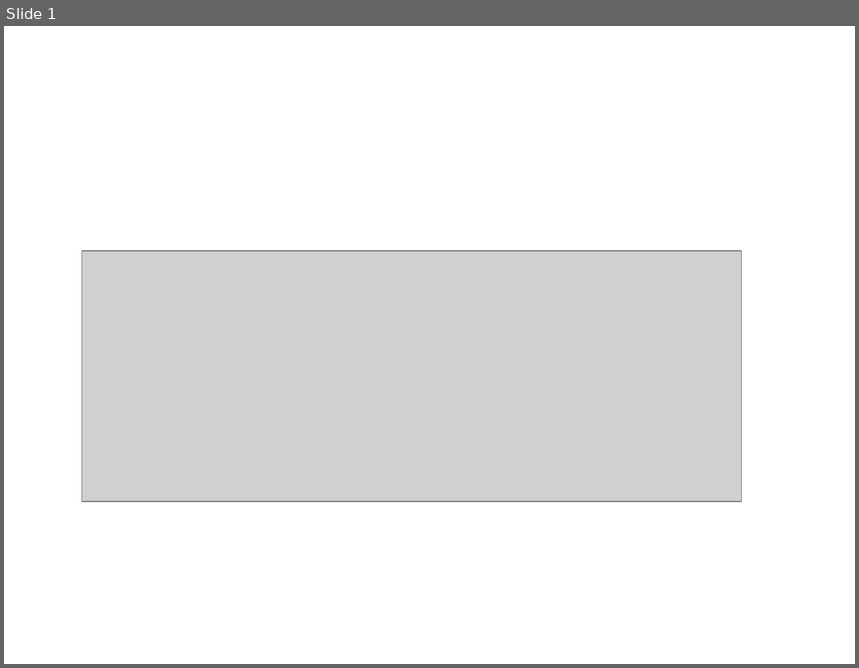
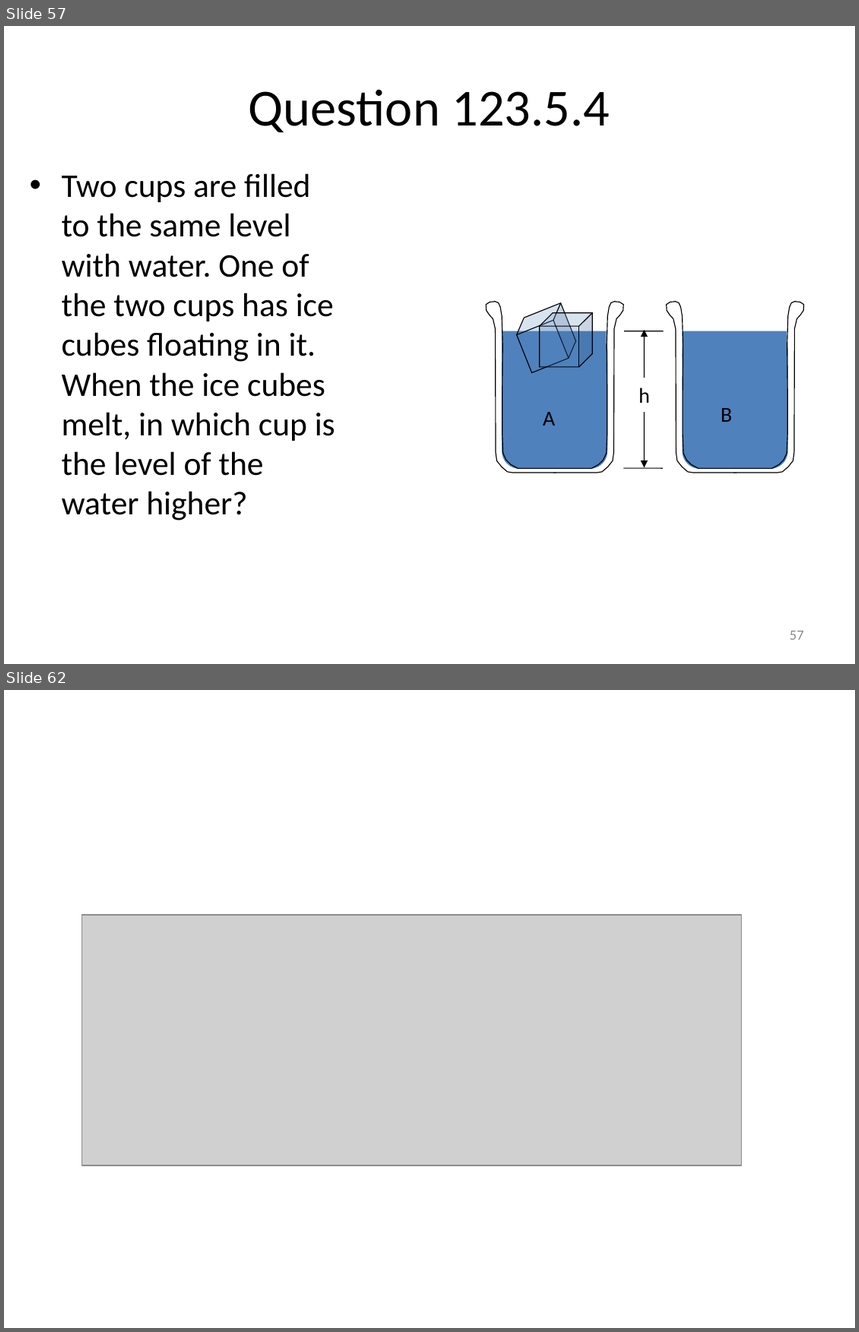
Before and after one commit to rtlines/Introductory-Physics-II, a slide deck: Lecture_Slides/PH 123 Lecture 25.pptx. Shown one above the other, each under a label of ours: slide 1 before the commit, slides 57 and 62 after it; the slides between them are not shown. The pictures are 859x668 and 859x1332 pixels, drawn with LibreOffice and Linux fonts; fonts in the diff are those of the drawing; grey boxes stand for pictures. Boxes give left, top, right and bottom in pixels: in the first picture for what was removed or moved away, otherwise in the second. Text is boxed around its words. In the diff, an @@ line names an element or a change of style, - is before the commit and + after.

```diff
--- a/Lecture_Slides/PH 123 Lecture 25.pptx
+++ b/Lecture_Slides/PH 123 Lecture 25.pptx
@@ slide 57 added at (4, 26, 855, 664), background #FFFFFF @@
@@ title added at (249, 89, 610, 132), 44 pt, text #000000 @@
+Question 123.5.4
@@ text added at (62, 173, 335, 521), 28 pt, text #000000 @@
+• Two cups are filled to the same level with water. One of the two cups has ice cubes floating in it. When the ice cubes melt, in which cup is the level of the water higher?
@@ line added from (624, 332) to (664, 332), #000000 0.75 pt @@
@@ double arrow added from (644, 330) to (644, 468), #000000 0.75 pt @@
@@ text added at (639, 388, 650, 403), 18 pt, text #000000 @@
+h
@@ group added at (486, 301, 623, 473): 4 freeform shapes, 2 cubes, 1 rounded rectangle, 1 rectangle, 1 text @@
+A
@@ group added at (666, 301, 804, 473): 4 freeform shapes, 1 rounded rectangle, 1 rectangle, 1 text @@
+B
@@ line added from (623, 468) to (663, 468), #000000 0.75 pt @@
@@ page number added at (790, 631, 804, 640), 12 pt, text #8C8C8C @@
+57
@@ what was slide 1 is now slide 62 @@
```
Also in this commit, not shown: 60 other slides added, 48 other files.
